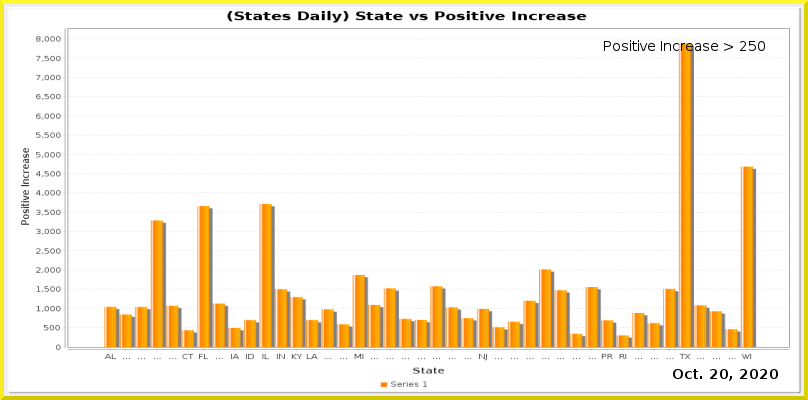
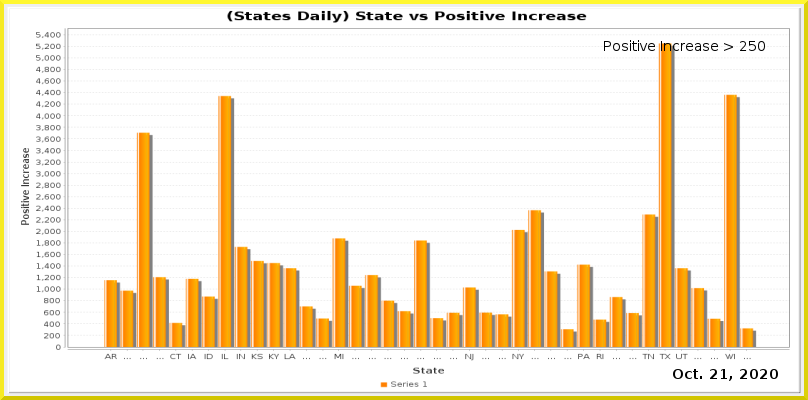
Layers edited between the first and the second w=808, h=400 image:
painted on "Current Date" over [720, 369, 728, 379]
painted on "Date_vs_TestIncrease.png" over [36, 32, 790, 361]
